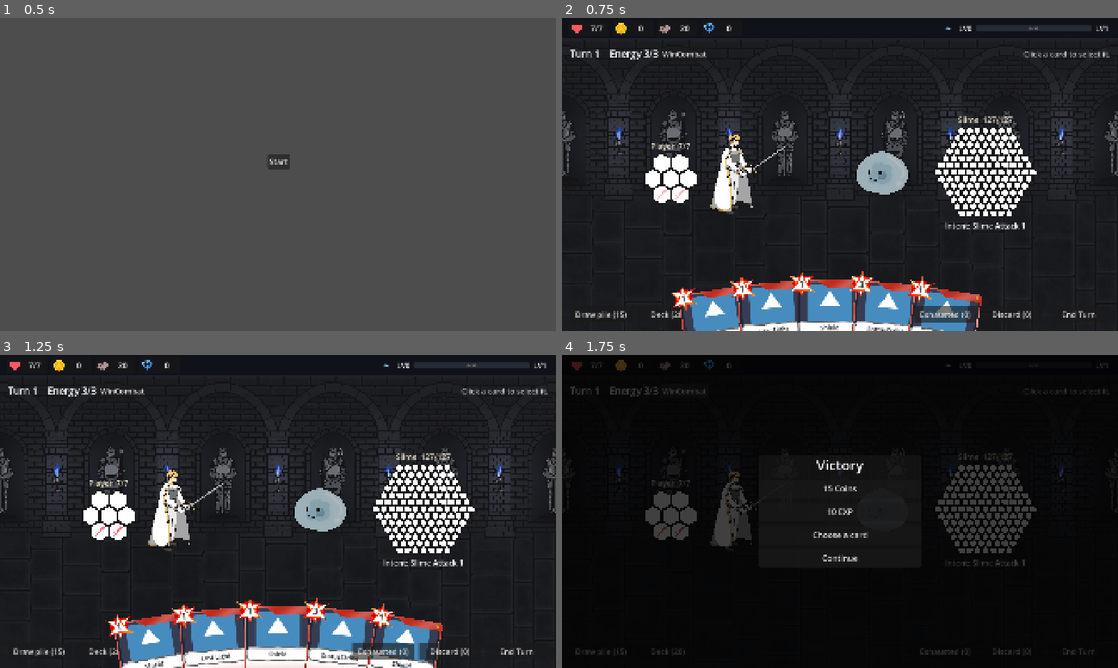
Above: before the commit, frames 1-4 (two rows, left to right).
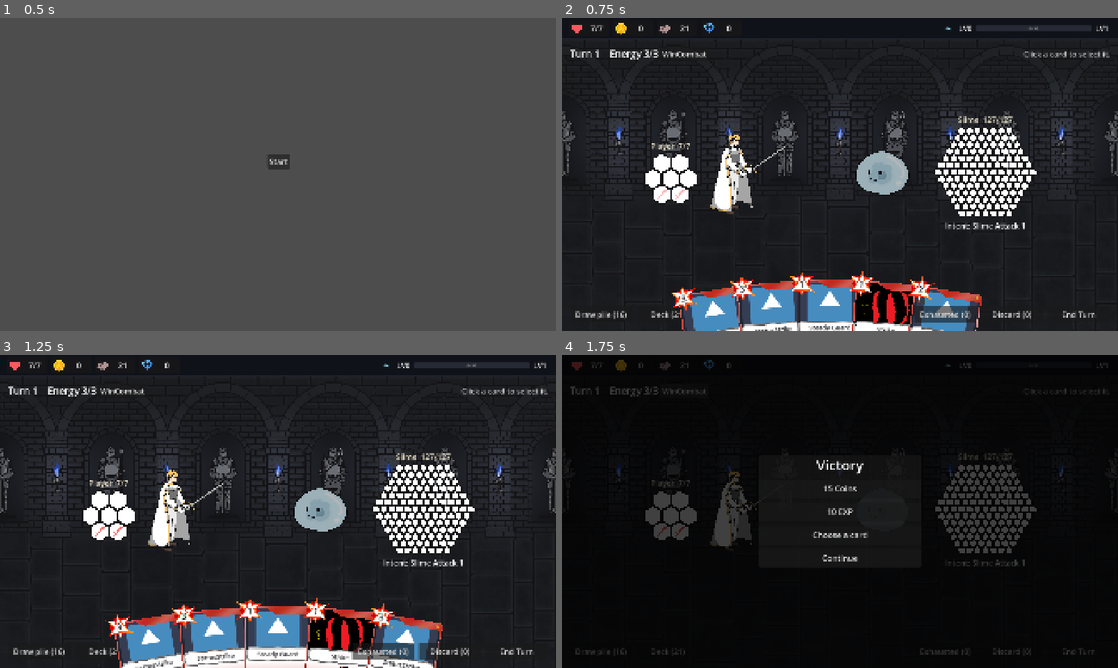
Above: after the commit, the same moments.

Repository: himaiayas/hex-sts
Game: Godot game, scene res://scenes/mainmenu.tscn
Two runs of this game, one before a commit and one after it. Both use one fixed random seed, a clock stepped at 60 frames per second and the inputs below. The engine's default icon, where the game draws it, is replaced by a stand-in: a white triangle on a blue panel in a dark square.
Inputs:
- Up to frame 1 (0.5 s): no input
- Up to frame 2 (0.75 s): click "Start" at 0.5 s
- Up to frame 3 (1.25 s): no input
- Up to frame 4 (1.75 s): click "WinCombat" at 1.25 s

Frame 1 is identical in both runs. In frame 2, 1.3% of the frame differs, in the area x 10-65%, y 2-100%; in frame 3, 1.7%, in the area x 10-76%, y 2-100%; in frame 4, less than 0.1%.

Commit message:
feat: add Retain

Diff:
--- a/scripts/cards/card_data/base_card.gd
+++ b/scripts/cards/card_data/base_card.gd
@@ -10,6 +10,7 @@
 var description: String
 var rarity: Enum.CardRarity = Enum.CardRarity.COMMON
 var exhaust := false  # goes to the exhaust pile after it's played, gone until the next fight
+var retain := false  # stays in hand at the end of the turn
 var grid_actions: Array[GridAction] = []  # each is its own pattern, drawn with {render:N}
 var augments: Array[BaseAugment] = []  # applied upgrades, shown as icons above the card
 var max_augments := 1  # raise for cards that say they hold more
--- /dev/null
+++ b/scripts/cards/card_data/steady_guard.gd
@@ -0,0 +1,17 @@
+class_name SteadyGuard
+extends BaseCard
+
+
+func _init() -> void:
+	card_name = "Steady Guard"
+	cost = 1
+	type = Enum.CardType.DEFENSE
+	target = Enum.TargetType.PLAYER
+	retain = true
+	description = "{render:0}\n{keyword:Retain}."
+	grid_actions = [
+		GridAction.new(Enum.TargetType.PLAYER, [
+			ShieldTile.new(Vector2i(0,0)),
+			ShieldTile.new(Vector2i(1,0)),
+		]),
+	]
--- a/scripts/cards/card_pool.gd
+++ b/scripts/cards/card_pool.gd
@@ -11,6 +11,7 @@
 	ArrowRain,
 	Enhance,
 	LastLight,
+	SteadyGuard,
 ]
 
 static func random_cards(count: int) -> Array[BaseCard]:
--- a/scripts/combat/combat_state.gd
+++ b/scripts/combat/combat_state.gd
@@ -58,9 +58,10 @@
 		hand.append(draw_pile.pop_back())
 
 
+## Retain cards stay in hand.
 func discard_hand() -> void:
-	discard_pile.append_array(hand)
-	hand.clear()
+	discard_pile.append_array(hand.filter(func(c: BaseCard) -> bool: return not c.retain))
+	hand.assign(hand.filter(func(c: BaseCard) -> bool: return c.retain))
 
 
 func start_turn() -> void:
--- a/scripts/game/run_state.gd
+++ b/scripts/game/run_state.gd
@@ -73,6 +73,7 @@
 	deck.append(ArrowRain.new())
 	deck.append(Enhance.new())
 	deck.append(LastLight.new())
+	deck.append(SteadyGuard.new())
 	map = MapState.new()
 	map.start()
 	current_room = null
Not shown, added: scripts/cards/card_data/steady_guard.gd.uid
